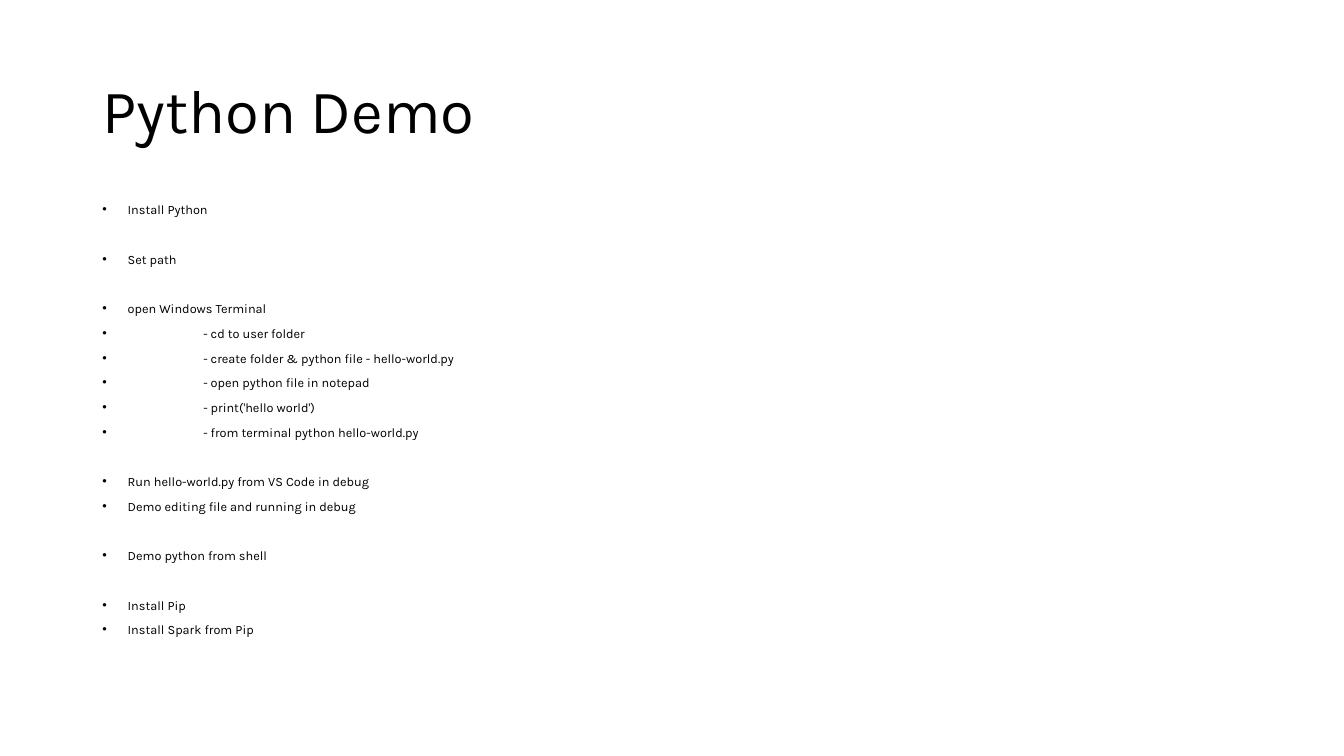
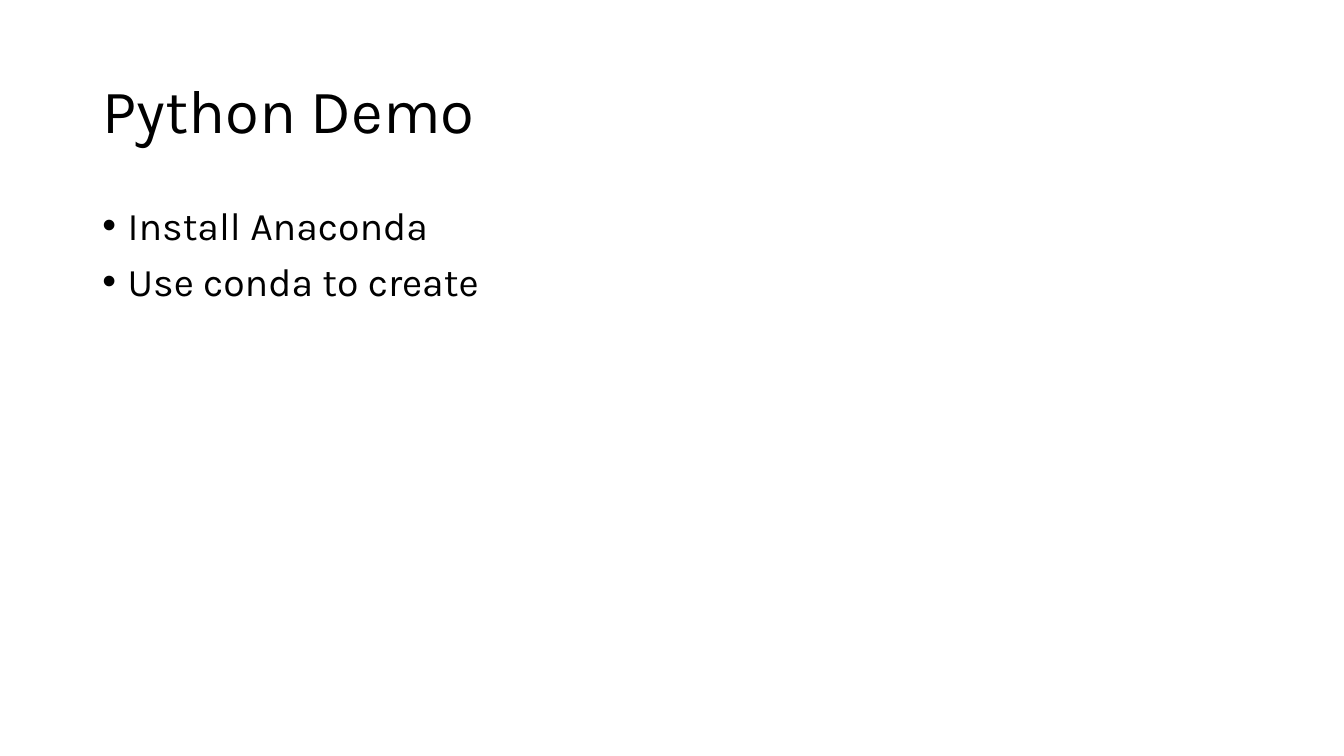
Before and after one commit to phil-a10/Talks, a slide deck: slide 41 of Data Engineering Using Free Tools/Learn Data Engineering For Free.pptx. Drawn at 1344x756 pixels with LibreOffice and Linux fonts; fonts in the diff are those of the drawing. Boxes give left, top, right and bottom in pixels: in the first picture for what was removed or moved away, otherwise in the second. Text is boxed around its words. In the diff, an @@ line names an element or a change of style, - is before the commit and + after.

Commit message:
vscode working with local spark!

```diff
--- a/Data Engineering Using Free Tools/Learn Data Engineering For Free.pptx
+++ b/Data Engineering Using Free Tools/Learn Data Engineering For Free.pptx
@@ text at box(128, 213, 479, 297): text changed; size 9.1 to 28 pt @@
-• Install Python
-• Set path
-• open Windows Terminal
-• - cd to user folder
-• - create folder & python file - hello-world.py
-• - open python file in notepad
-• - print('hello world')
-• - from terminal python hello-world.py
-• Run hello-world.py from VS Code in debug
-• Demo editing file and running in debug
-• Demo python from shell
-• Install Pip
-• Install Spark from Pip
+• Install Anaconda
+• Use conda to create
```
Also in this commit, not shown: 2 other slides changed, 1 slide added, 1 other file.
